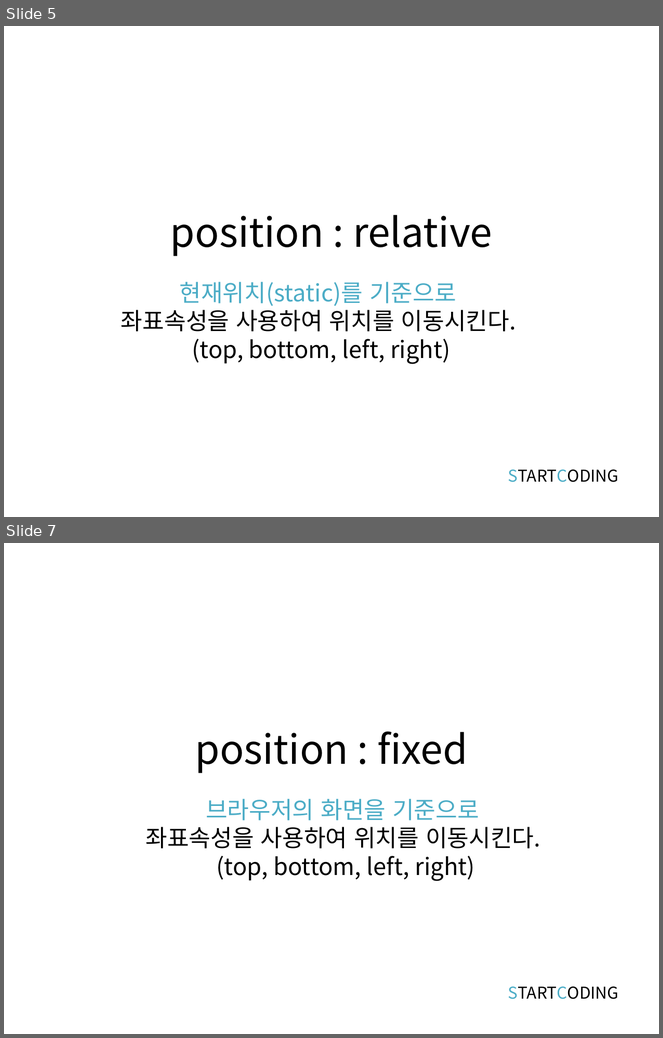
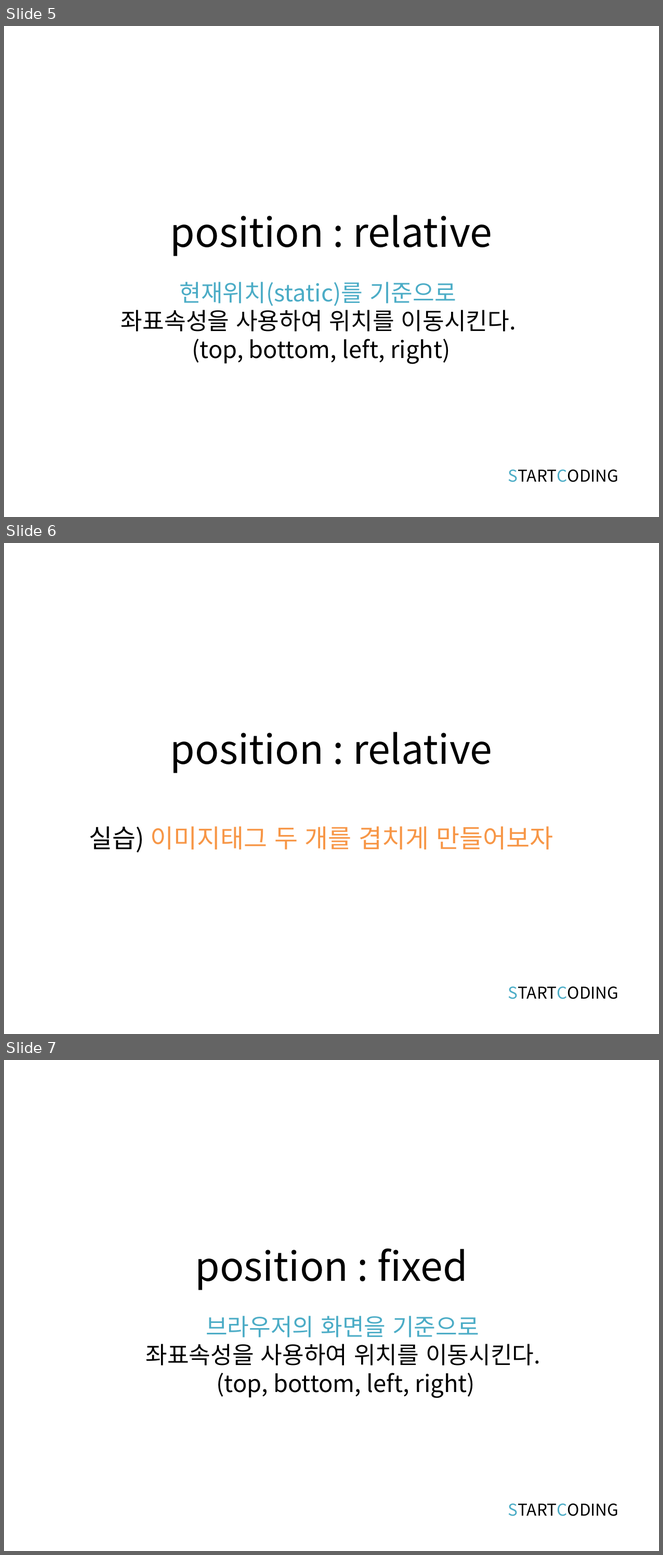
Before and after one commit to kwonkijun/web, a slide deck: 프론트엔드기초(PPT)/CSS3 5강_CSS 포지션.pptx. Shown one above the other, each under a label of ours: slides 5 and 7 before the commit, slides 5, 6 and 7 after it; the slides between them are not shown. The pictures are 663x1038 and 663x1555 pixels, drawn with LibreOffice and Linux fonts; fonts in the diff are those of the drawing. Boxes give left, top, right and bottom in pixels: in the first picture for what was removed or moved away, otherwise in the second. Text is boxed around its words. In the diff, an @@ line names an element or a change of style, - is before the commit and + after.

```diff
--- a/프론트엔드기초(PPT)/CSS3 5강_CSS 포지션.pptx
+++ b/프론트엔드기초(PPT)/CSS3 5강_CSS 포지션.pptx
@@ slide 6 added at (4, 543, 659, 1034), background #FFFFFF @@
@@ title added at (170, 732, 492, 773), 44 pt, text #000000 @@
+position : relative
@@ text added at (89, 826, 553, 853), 28 pt, text #F79646 @@
+실습) 이미지태그 두 개를 겹치게 만들어보자
@@ text added at (508, 987, 619, 1000), 18 pt, text #000000 @@
+STARTCODING
```
Also in this commit, not shown: 1 slide changed, 1 other slide added, 8 other files.
